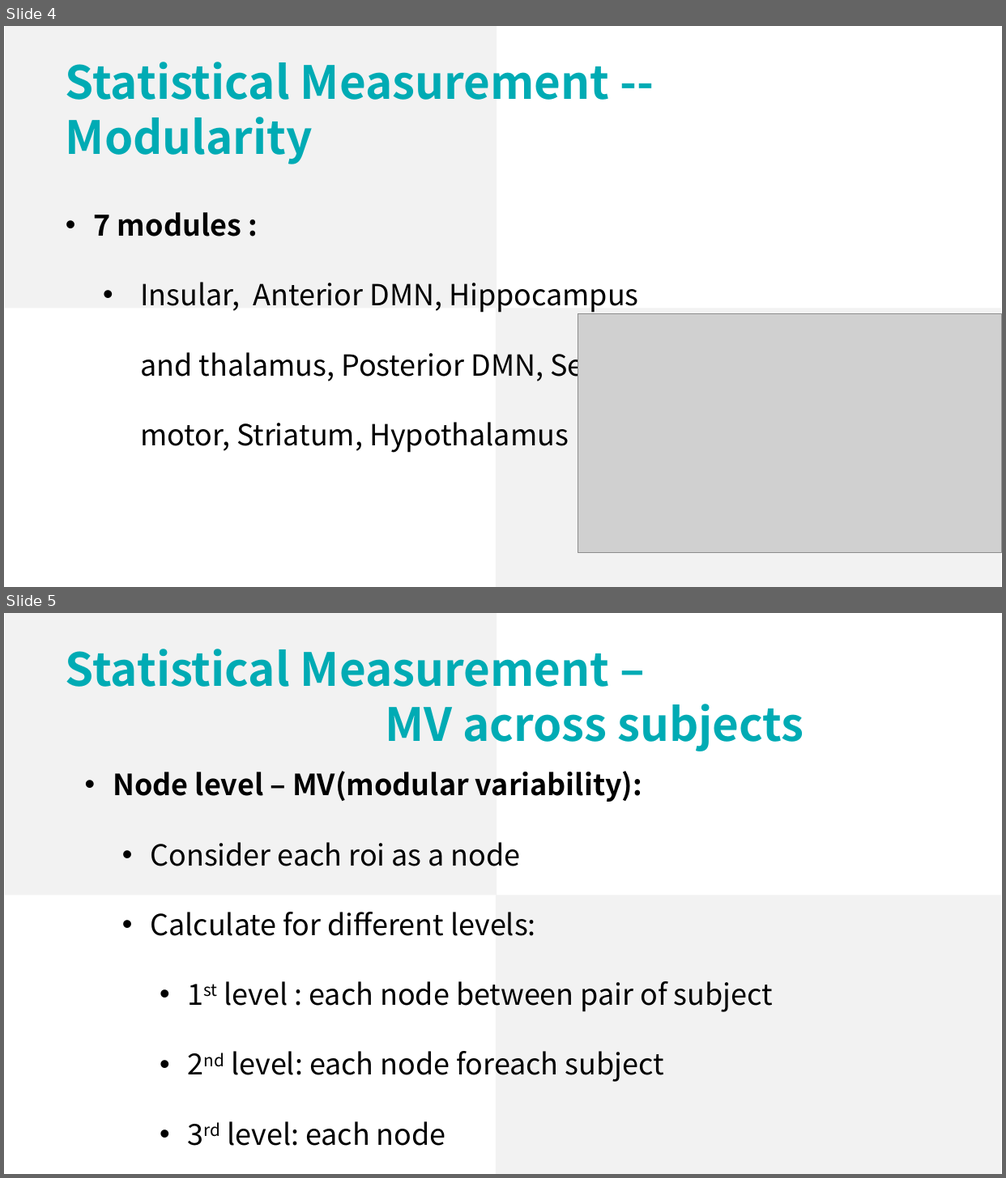
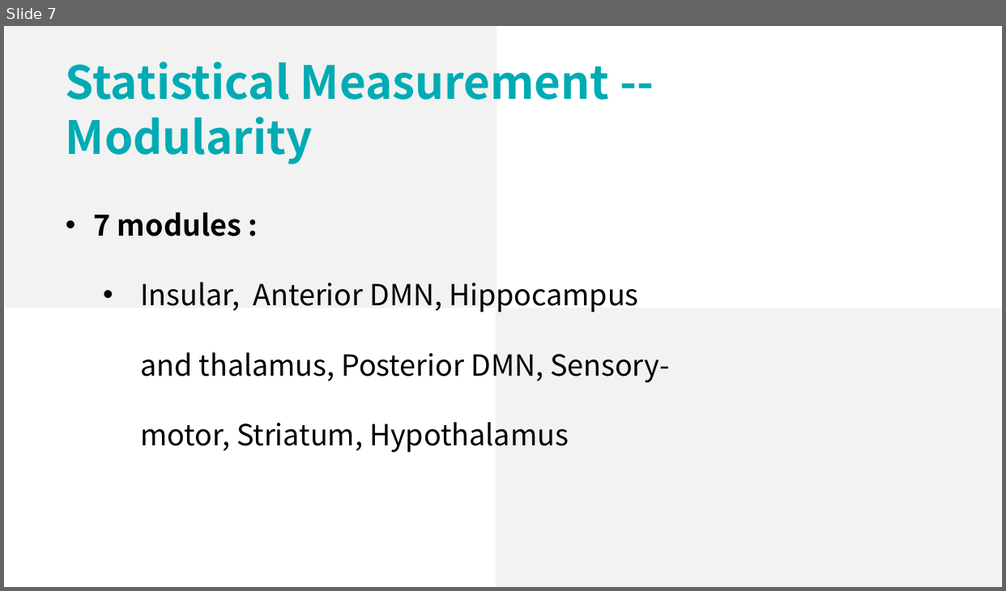
Before and after one commit to lsyoath/sheepy, a slide deck: ComputerVision.pptx. Shown one above the other, each under a label of ours: slides 4 and 5 before the commit, slide 7 after it. The pictures are 1006x1178 and 1006x591 pixels, drawn with LibreOffice and Linux fonts; fonts in the diff are those of the drawing; grey boxes stand for pictures. Boxes give left, top, right and bottom in pixels: in the first picture for what was removed or moved away, otherwise in the second. Text is boxed around its words. In the diff, an @@ line names an element or a change of style, - is before the commit and + after.

```diff
--- a/ComputerVision.pptx
+++ b/ComputerVision.pptx
@@ slide 5 removed at [4, 613, 1002, 1174], background #FFFFFF @@
@@ rectangle removed at [5, 613, 496, 895] @@
@@ text removed at [66, 649, 803, 752] @@
-Statistical Measurement –
-MV across subjects
@@ text removed at [113, 771, 773, 1146] @@
-• Node level – MV(modular variability):
-  • Consider each roi as a node
-  • Calculate for different levels:
-    • 1st level : each node between pair of subject
-    • 2nd level: each node foreach subject
-    • 3rd level: each node
@@ rectangle removed at [496, 895, 1001, 1174] @@
@@ what was slide 4 is now slide 7 @@
@@ slide 7 changed as well @@
@@ picture removed at [578, 314, 1002, 553] @@
```
Also in this commit, not shown: 6 slides added, 18 other slides removed.
